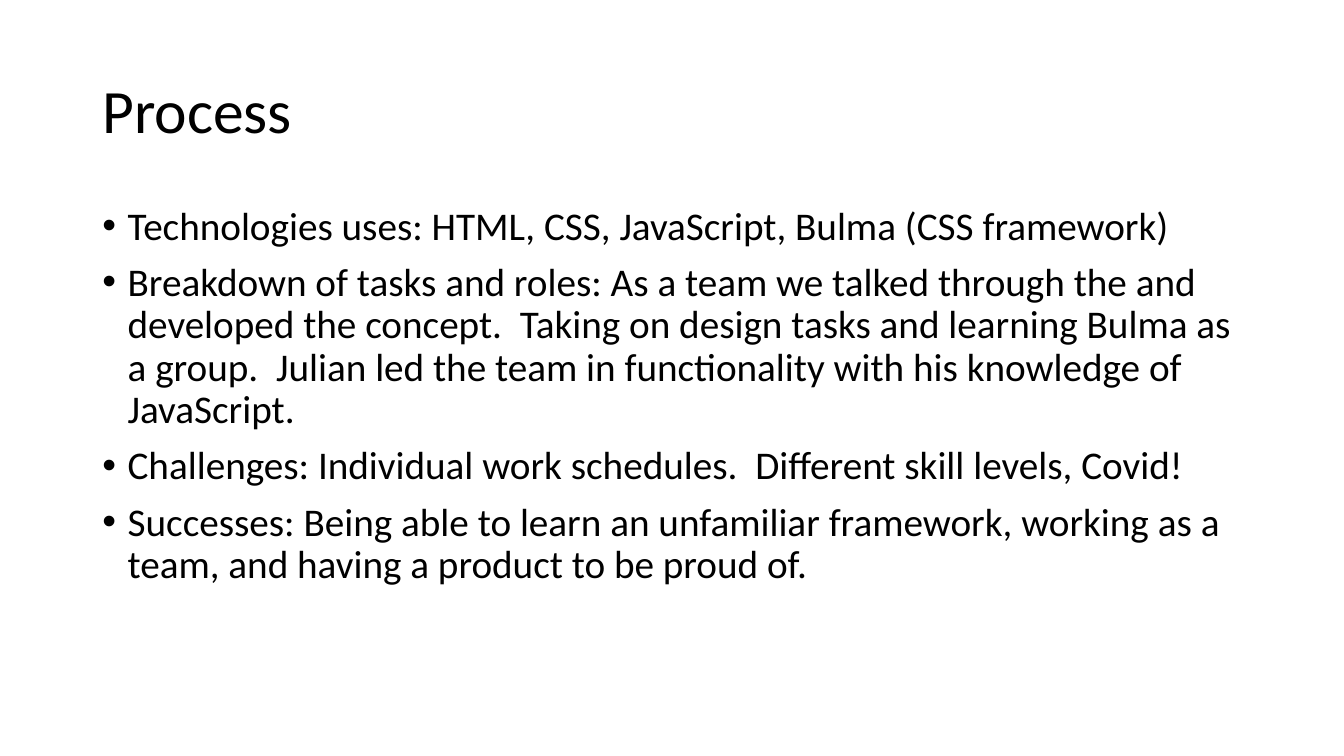
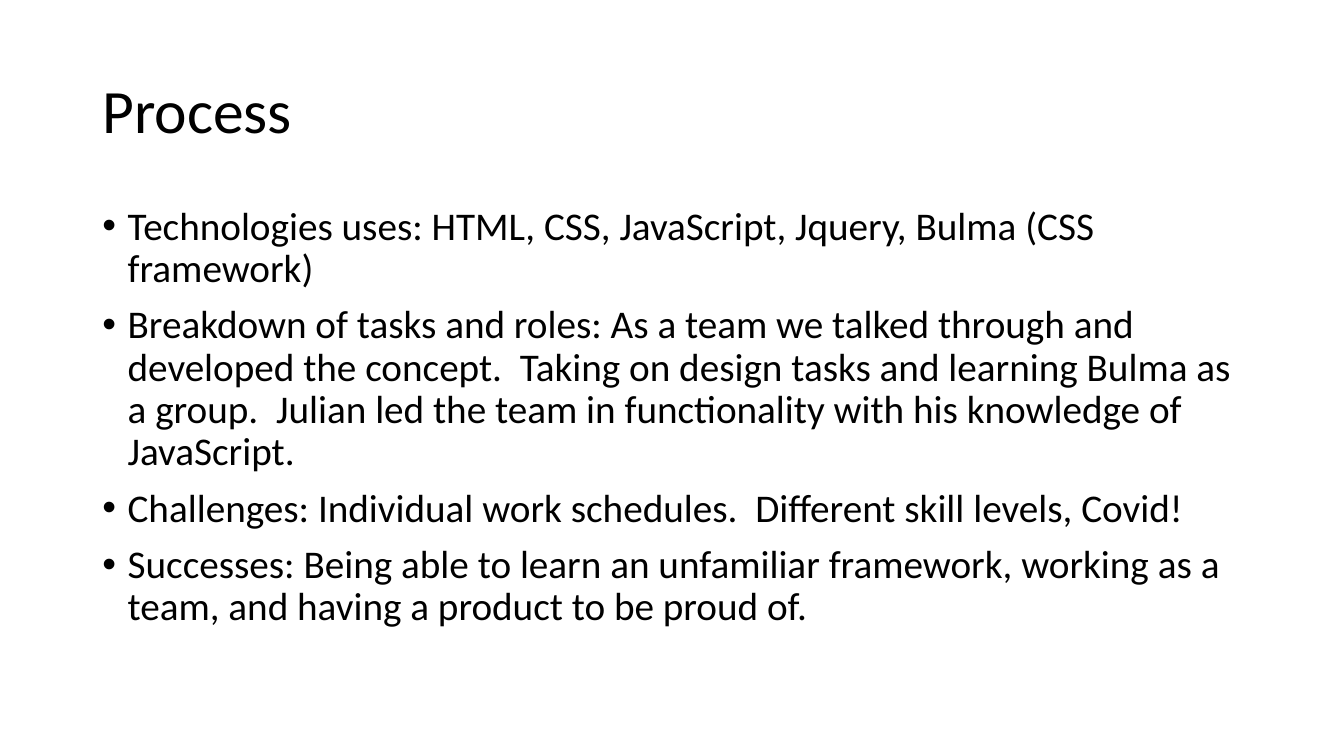
Before and after one commit to Calterat/dendrite, a slide deck: slide 4 of Project1 dendrite presentation.pptx. Drawn at 1344x756 pixels with LibreOffice and Linux fonts; fonts in the diff are those of the drawing. Boxes give left, top, right and bottom in pixels: in the first picture for what was removed or moved away, otherwise in the second. Text is boxed around its words. In the diff, an @@ line names an element or a change of style, - is before the commit and + after.

```diff
--- a/Project1 dendrite presentation.pptx
+++ b/Project1 dendrite presentation.pptx
@@ text at (128, 211, 1230, 472): text changed @@
-• Technologies uses: HTML, CSS, JavaScript, Bulma (CSS framework)
-• Breakdown of tasks and roles: As a team we talked through the and developed the concept. Taking on design tasks and learning Bulma as a group. Julian led the team in functionality with his knowledge of JavaScript.
+• Technologies uses: HTML, CSS, JavaScript, Jquery, Bulma (CSS framework)
+• Breakdown of tasks and roles: As a team we talked through and developed the concept. Taking on design tasks and learning Bulma as a group. Julian led the team in functionality with his knowledge of JavaScript.
```
Also in this commit, not shown: 3 other slides changed, 1 slide added, 1 slide removed.
